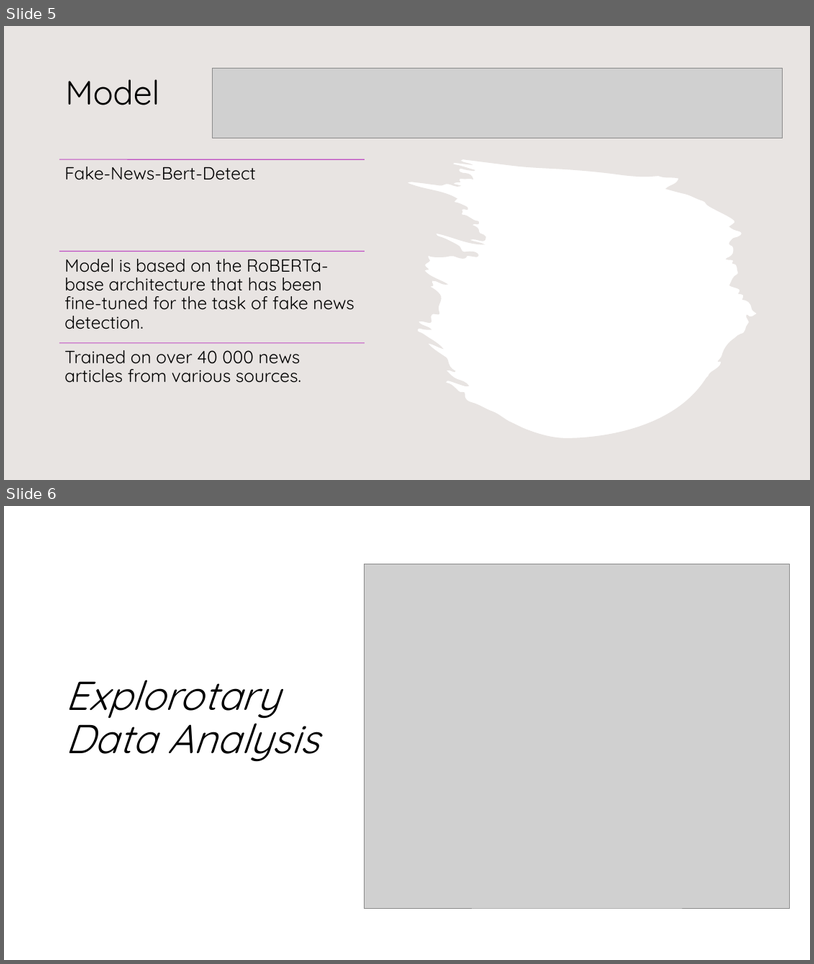
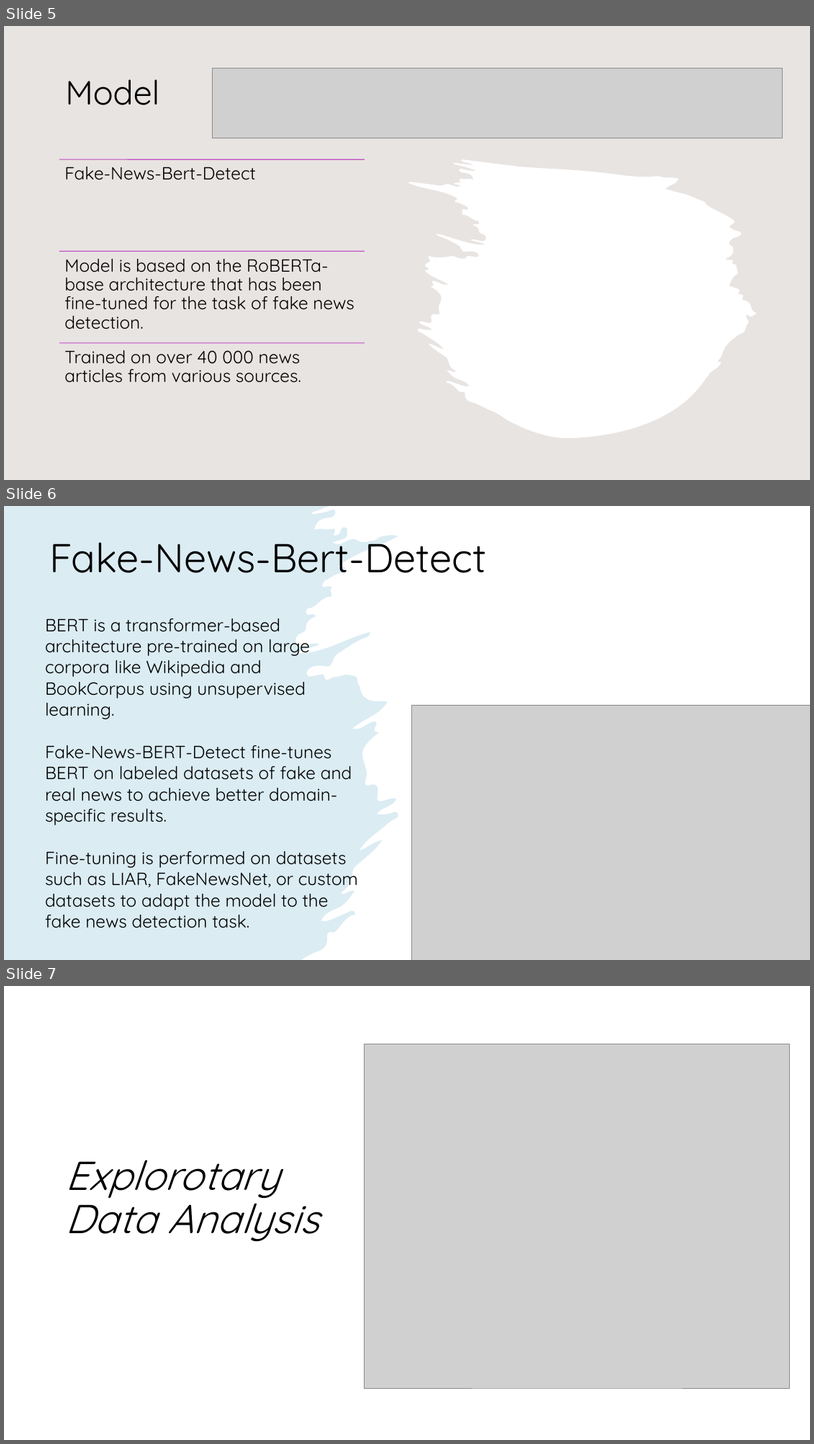
Before and after one commit to Emil910/TIU-Emil, a slide deck: Fake News Detection Using Transformers.pptx. Shown one above the other, each under a label of ours: slides 5 and 6 before the commit, slides 5, 6 and 7 after it. The pictures are 814x964 and 814x1444 pixels, drawn with LibreOffice and Linux fonts; fonts in the diff are those of the drawing; grey boxes stand for pictures. Boxes give left, top, right and bottom in pixels: in the first picture for what was removed or moved away, otherwise in the second. Text is boxed around its words. In the diff, an @@ line names an element or a change of style, - is before the commit and + after.

```diff
--- a/Fake News Detection Using Transformers.pptx
+++ b/Fake News Detection Using Transformers.pptx
@@ slide 6 added at bbox=[4, 506, 810, 960], background #FFFFFF; not listed: 1 template element that a slide beside it also shows @@
@@ rectangle added at bbox=[4, 506, 810, 960], fill #FFFFFF @@
@@ freeform shape added at bbox=[4, 506, 399, 960], fill #4DA0C3 at 20% opacity @@
@@ text added at bbox=[49, 542, 486, 573], 48 pt, text #000000 @@
+Fake-News-Bert-Detect
@@ text added at bbox=[45, 618, 358, 928], 21 pt, text #000000 @@
+BERT is a transformer-based architecture pre-trained on large corpora like Wikipedia and BookCorpus using unsupervised learning.
+Fake-News-BERT-Detect fine-tunes BERT on labeled datasets of fake and real news to achieve better domain-specific results.
+Fine-tuning is performed on datasets such as LIAR, FakeNewsNet, or custom datasets to adapt the model to the fake news detection task.
@@ picture added at bbox=[412, 705, 810, 960] @@
@@ what was slide 6 is now slide 7 @@
```
Also in this commit, not shown: 1 slide changed.
